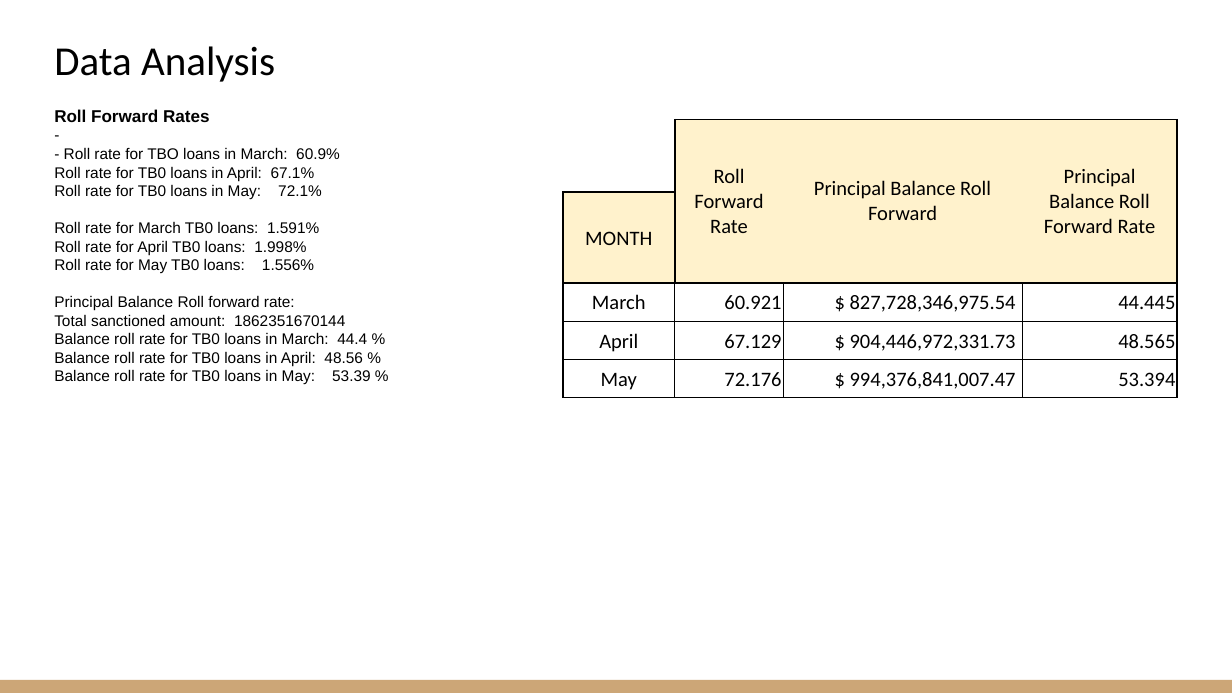
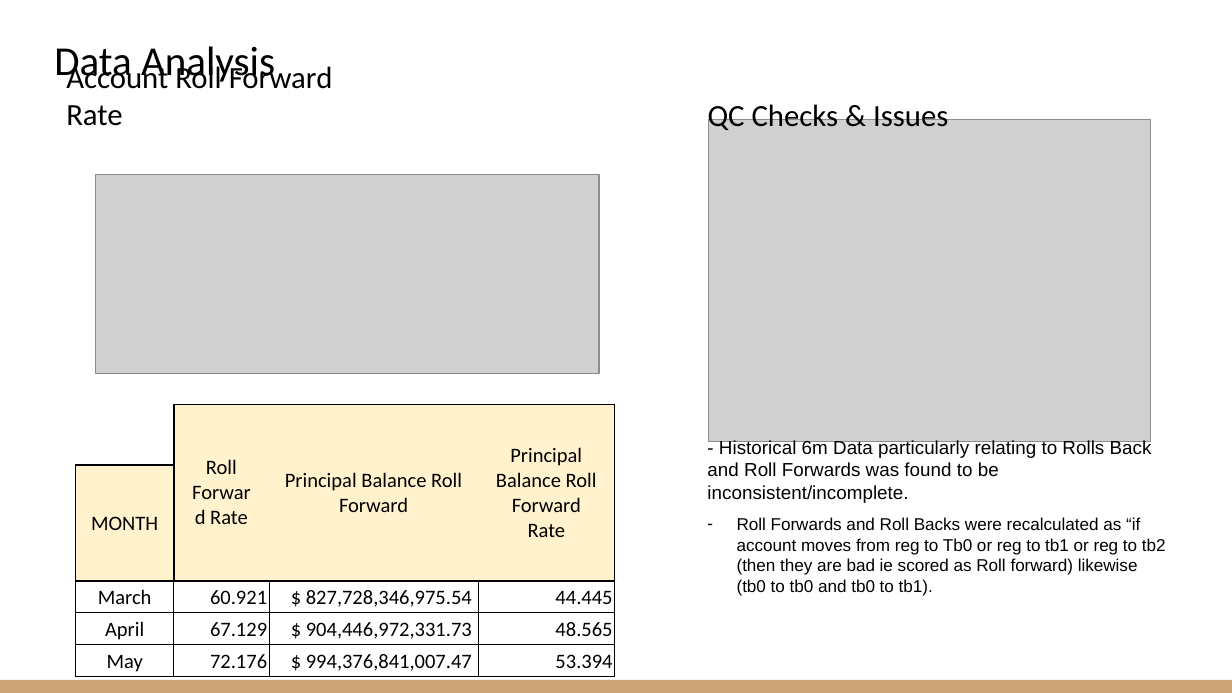
Before and after one commit to Suhaib471/GradientBoost_model, a slide deck: slide 1 of ABC Finance Case Study - v2.pptx. Drawn at 1232x693 pixels with LibreOffice and Linux fonts; fonts in the diff are those of the drawing; grey boxes stand for pictures. Boxes give left, top, right and bottom in pixels: in the first picture for what was removed or moved away, otherwise in the second. Text is boxed around its words. In the diff, an @@ line names an element or a change of style, - is before the commit and + after.

```diff
--- a/ABC Finance Case Study - v2.pptx
+++ b/ABC Finance Case Study - v2.pptx
@@ text added at (x1=66, y1=62, x2=333, y2=126), 18 pt, text #000000 @@
+Account Roll Forward Rate
@@ text removed at (x1=54, y1=109, x2=371, y2=385) @@
-Roll Forward Rates
--
-- Roll rate for TBO loans in March: 60.9%
-Roll rate for TB0 loans in April: 67.1%
-Roll rate for TB0 loans in May: 72.1%
-Roll rate for March TB0 loans: 1.591%
-Roll rate for April TB0 loans: 1.998%
-Roll rate for May TB0 loans: 1.556%
-Principal Balance Roll forward rate:
-Total sanctioned amount: 1862351670144
-Balance roll rate for TB0 loans in March: 44.4 %
-Balance roll rate for TB0 loans in April: 48.56 %
-Balance roll rate for TB0 loans in May: 53.39 %
@@ text added at (x1=708, y1=100, x2=948, y2=134), 18 pt, text #000000 @@
+QC Checks & Issues
@@ picture added at (x1=708, y1=120, x2=1151, y2=441) @@
@@ picture added at (x1=96, y1=174, x2=600, y2=373) @@
@@ table resized from (x1=563, y1=120, x2=1178, y2=394) to (x1=75, y1=404, x2=614, y2=676) @@
@@ text added at (x1=707, y1=439, x2=1166, y2=596), 10 pt, text #000000 @@
+- Historical 6m Data particularly relating to Rolls Back and Roll Forwards was found to be inconsistent/incomplete.
+– Roll Forwards and Roll Backs were recalculated as “if account moves from reg to Tb0 or reg to tb1 or reg to tb2 (then they are bad ie scored as Roll forward) likewise (tb0 to tb0 and tb0 to tb1).
```
Also in this commit, not shown: 2 other slides changed, 1 other file.
